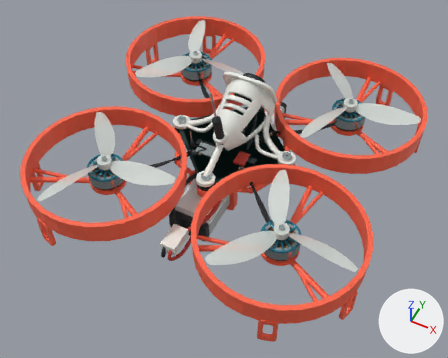
An edit to the glTF model web/assets/models/rotorift-rift-75.glb, drawn before and after from the same camera.
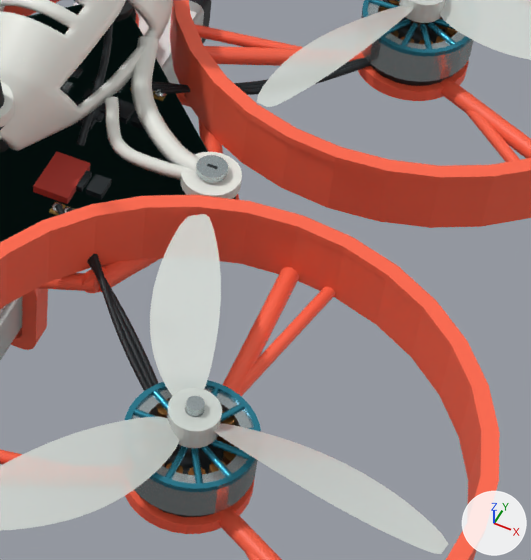
The first picture shows the older version from a 50 mm camera at (0.0602, -0.1265, 0.1503) aimed at (0.0033, -0.0128, 0.0081). The close-ups show the older and then the newer version on the part from 50% to 85% of the width and 29% to 76% of the height of that picture. Only the edits that show in the close-ups are written down. The lights are fixed; the arrows at lower right show +X, +Y and +Z. Where no turn or scale is listed for an object, it has been applied to the vertices. Vertices at exactly the same position are counted once.

Objects in the first close-up: '1102_open_motor_bell.003', 'AIO_26mm_mounting_PCB', 'Curved_canopy_shell_with_open_vents', 'Duct_thin_wall.002', 'Duct_thin_wall.003', 'Duct_upper_rolled_lip.002', 'Duct_upper_rolled_lip.003', 'Motor_phase_pad.008', 'Motor_phase_pad.009', 'Motor_phase_solder.008', 'Motor_phase_solder.009', 'Motor_phase_wire.006', 'Motor_phase_wire.007', 'Motor_phase_wire.008', 'Motor_phase_wire.009', 'Motor_phase_wire.010', 'Motor_phase_wire.011', 'Twisted_45mm_blade_1.002', 'Twisted_45mm_blade_1.003', 'Twisted_45mm_blade_2.003', 'Twisted_45mm_blade_3.002', 'Twisted_45mm_blade_3.003' and 70 more.
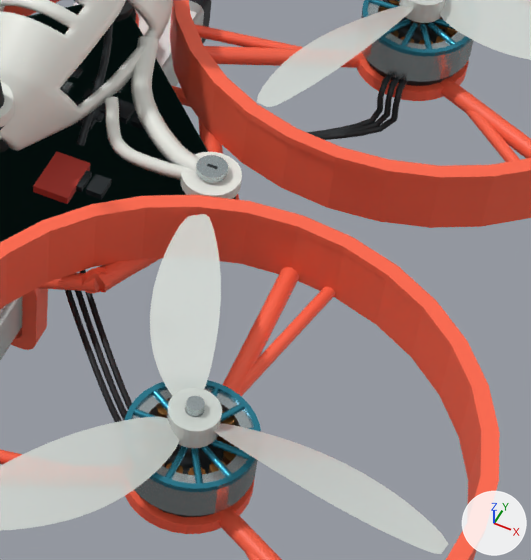
The change, as a list of edits to the scene's bpy script:
```text
Change me_mesh_131:
    remove me_mesh_131.from_pydata(...)  # 126 vertices, 240 faces; spans x 0.0068..0.0288, y 0.0088..0.0288, z 0.008..0.0118
    add me_mesh_131.from_pydata(...)  # 126 vertices, 240 faces; spans x 0.0065..0.0299, y 0.0085..0.0239, z 0.0035..0.0097
    me_mesh_131 part 1: 126 of 126 vertices moved; they spanned x 0.0068..0.0288, y 0.0088..0.0288, z 0.008..0.0118 and now span x 0.0065..0.0299, y 0.0085..0.0239, z 0.0035..0.0097; mean shift (0.0006, -0.0029, -0.0037)
Change me_mesh_132:
    remove me_mesh_132.from_pydata(...)  # 126 vertices, 240 faces; spans x 0.008..0.0288, y 0.0088..0.0288, z 0.008..0.0118
    add me_mesh_132.from_pydata(...)  # 126 vertices, 240 faces; spans x 0.0076..0.0292, y 0.0085..0.0239, z 0.0036..0.0097
    me_mesh_132 part 2: 126 of 126 vertices moved; they spanned x 0.008..0.0288, y 0.0088..0.0288, z 0.008..0.0118 and now span x 0.0076..0.0292, y 0.0085..0.0239, z 0.0036..0.0097; mean shift (0.0005, -0.0032, -0.0036)
Change me_mesh_133:
    remove me_mesh_133.from_pydata(...)  # 126 vertices, 240 faces; spans x 0.0092..0.0288, y 0.0088..0.0288, z 0.008..0.0118
    add me_mesh_133.from_pydata(...)  # 126 vertices, 240 faces; spans x 0.0088..0.0284, y 0.0085..0.0239, z 0.0037..0.0097
    me_mesh_133 part 3: 126 of 126 vertices moved; they spanned x 0.0092..0.0288, y 0.0088..0.0288, z 0.008..0.0118 and now span x 0.0088..0.0284, y 0.0085..0.0239, z 0.0037..0.0097; mean shift (0.0004, -0.0036, -0.0035)
Change me_mesh_134:
    remove me_mesh_134.from_pydata(...)  # 126 vertices, 240 faces; spans x 0.0068..0.0288, y -0.0288..-0.0088, z 0.008..0.0118
    add me_mesh_134.from_pydata(...)  # 126 vertices, 240 faces; spans x 0.0064..0.0242, y -0.0272..-0.0084, z 0.0037..0.0097
    me_mesh_134 part 4: 126 of 126 vertices moved; they spanned x 0.0068..0.0288, y -0.0288..-0.0088, z 0.008..0.0118 and now span x 0.0064..0.0242, y -0.0272..-0.0084, z 0.0037..0.0097; mean shift (-0.0035, 0.0004, -0.0035)
Change me_mesh_135:
    remove me_mesh_135.from_pydata(...)  # 126 vertices, 240 faces; spans x 0.008..0.0288, y -0.0288..-0.0088, z 0.008..0.0118
    add me_mesh_135.from_pydata(...)  # 126 vertices, 240 faces; spans x 0.0076..0.0246, y -0.0265..-0.0084, z 0.0038..0.0097
    me_mesh_135 part 5: 126 of 126 vertices moved; they spanned x 0.008..0.0288, y -0.0288..-0.0088, z 0.008..0.0118 and now span x 0.0076..0.0246, y -0.0265..-0.0084, z 0.0038..0.0097; mean shift (-0.003, 0.0011, -0.0034)
Change me_mesh_136:
    remove me_mesh_136.from_pydata(...)  # 126 vertices, 240 faces; spans x 0.0092..0.0288, y -0.0288..-0.0088, z 0.008..0.0118
    add me_mesh_136.from_pydata(...)  # 126 vertices, 240 faces; spans x 0.0088..0.025, y -0.0258..-0.0084, z 0.0038..0.0097
    me_mesh_136 part 6: 126 of 126 vertices moved; they spanned x 0.0092..0.0288, y -0.0288..-0.0088, z 0.008..0.0118 and now span x 0.0088..0.025, y -0.0258..-0.0084, z 0.0038..0.0097; mean shift (-0.0024, 0.0018, -0.0034)
Change ob_motor_phase_pad_008:
    ob_motor_phase_pad_008.location: (0.0094, 0.009, 0.01107) -> (0.0094, 0.009, 0.01013)
Change ob_motor_phase_solder_008:
    ob_motor_phase_solder_008.location: (0.0094, 0.009, 0.01128) -> (0.0094, 0.009, 0.00992)
Change ob_motor_phase_pad_009:
    ob_motor_phase_pad_009.location: (0.007, -0.009, 0.01107) -> (0.007, -0.009, 0.01013)
Change ob_motor_phase_solder_009:
    ob_motor_phase_solder_009.location: (0.007, -0.009, 0.01128) -> (0.007, -0.009, 0.00992)
```

Where the change shows, as pixel boxes (x1, y1, x2, y2) in the close-ups (531 x 560 px):
'Motor_phase_wire.011', reshaped
    before: (92, 253, 150, 391)
    after: (80, 270, 132, 409)
'Motor_phase_wire.009', reshaped
    before: (55, 204, 158, 385)
    after: (65, 290, 128, 422)
'Motor_phase_wire.010', reshaped
    before: (67, 208, 154, 387)
    after: (75, 290, 126, 418)
'Motor_phase_wire.006', reshaped
    before: (152, 61, 371, 95)
    after: (199, 79, 408, 140)
'Motor_phase_wire.008', reshaped
    before: (160, 57, 366, 94)
    after: (307, 74, 392, 135)
'Motor_phase_wire.007', reshaped
    before: (152, 59, 368, 91)
    after: (314, 77, 400, 137)
'Motor_phase_solder.008', moved (not visible afterwards)
    before: (155, 89, 166, 97)
'Motor_phase_pad.009', moved (not visible afterwards)
    before: (49, 202, 66, 215)
'Motor_phase_pad.008', moved (not visible afterwards)
    before: (153, 94, 167, 101)
'Motor_phase_solder.009', moved (not visible afterwards)
    before: (51, 203, 63, 212)
